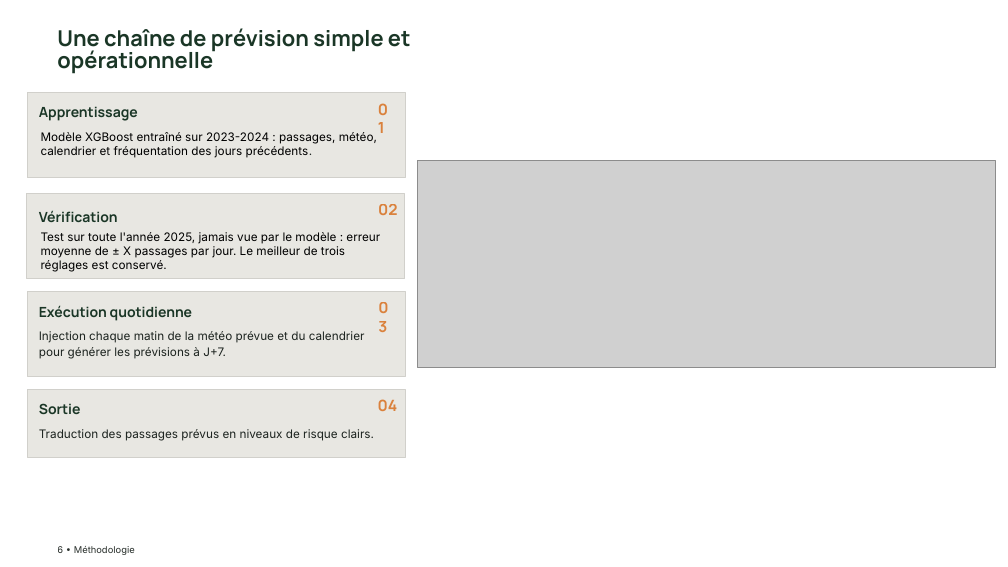
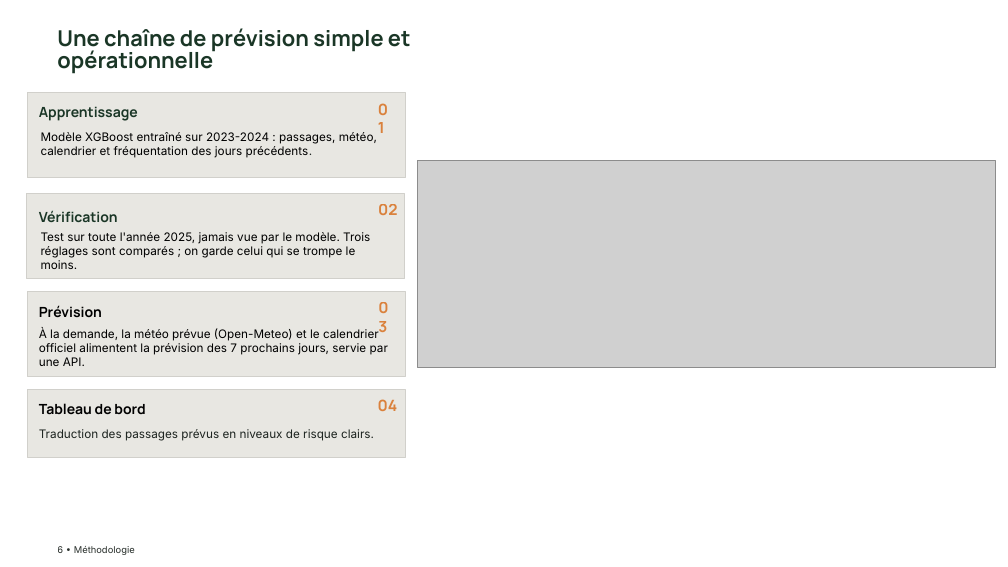
Before and after one commit to Claken/HACKATHON-DGE, a slide deck: slide 6 of livrable/Equipe 2 - Slides.pptx. Drawn at 1008x567 pixels with LibreOffice and Linux fonts; fonts in the diff are those of the drawing; grey boxes stand for pictures; background and template pictures are left out. Boxes give left, top, right and bottom in pixels: in the first picture for what was removed or moved away, otherwise in the second. Text is boxed around its words. In the diff, an @@ line names an element or a change of style, - is before the commit and + after.

```diff
--- a/livrable/Equipe 2 - Slides.pptx
+++ b/livrable/Equipe 2 - Slides.pptx
@@ text at (x1=41, y1=232, x2=370, y2=258): text changed @@
-Test sur toute l'année 2025, jamais vue par le modèle : erreur moyenne de ± X passages par jour. Le meilleur de trois réglages est conservé.
+Test sur toute l'année 2025, jamais vue par le modèle. Trois réglages sont comparés ; on garde celui qui se trompe le moins.
@@ text at (x1=39, y1=328, x2=388, y2=355): text changed; text colour #1D2420 to #000000 @@
-Injection chaque matin de la météo prévue et du calendrier pour générer les prévisions à J+7.
+À la demande, la météo prévue (Open-Meteo) et le calendrier officiel alimentent la prévision des 7 prochains jours, servie par une API.
@@ text at (x1=39, y1=305, x2=102, y2=317): text changed; text colour #1A3626 to #000000 @@
-Exécution quotidienne
+Prévision
@@ text at (x1=39, y1=403, x2=145, y2=415): text changed; text colour #1A3626 to #000000 @@
-Sortie
+Tableau de bord
```
Also in this commit, not shown: 1 other slide changed.
